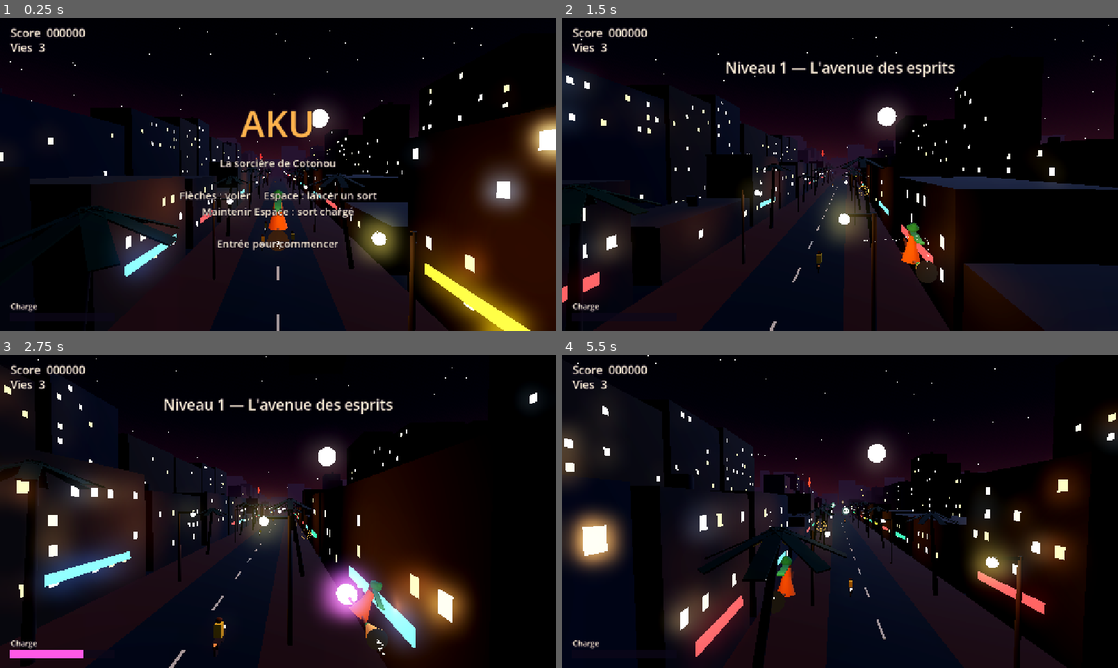
Above: before the commit, frames 1-4 (two rows, left to right).
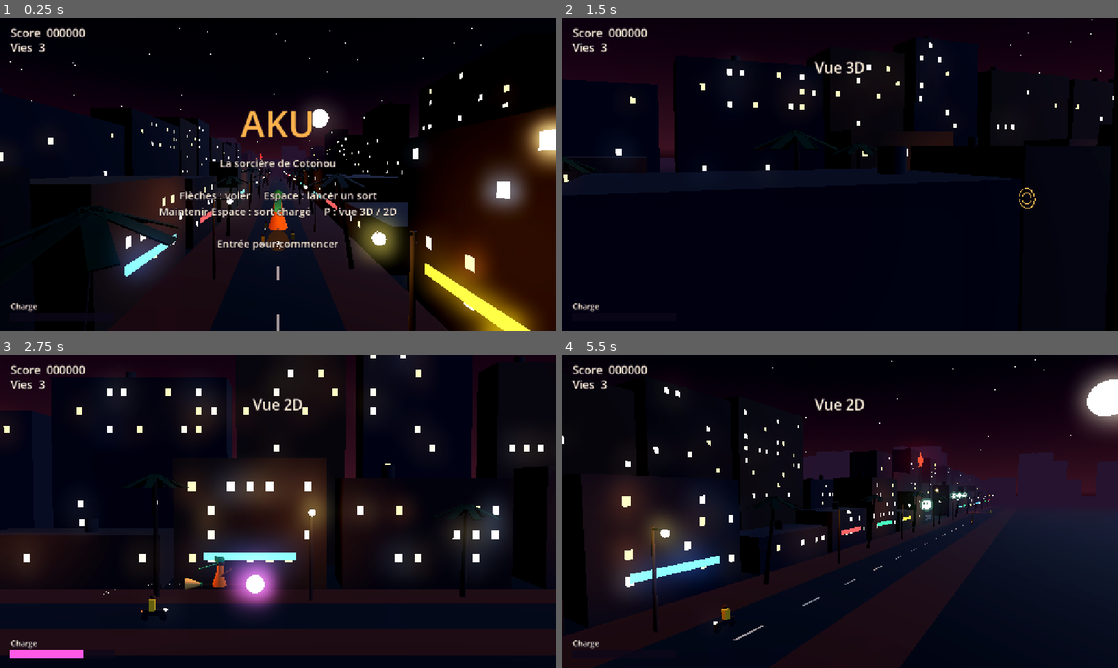
Above: after the commit, the same moments.

Repository: Aliancecore/aku_game
Game: Godot game, scene res://scenes/main.tscn
Same seed, same stepped clock (60 frames per second), same inputs: the game is played once before the commit and once after it.
Inputs:
- Up to frame 1 (0.25 s): no input
- Up to frame 2 (1.5 s): tap Enter (start) at 0.5, 0.6 s; hold Right (move_right) 0.53-1.28 s; tap P (toggle_view, bound only after the commit) at 0.8, 1.35 s; hold Down (move_down) from 1.28 s (still down)
- Up to frame 3 (2.75 s): tap Enter (start) at 1.55 s; release Down (move_down) at 2.03 s; hold Right (move_right) from 2.03 s (still down); hold Space (shoot) from 2.03 s (still down); tap P (toggle_view, bound only after the commit) at 2.3 s
- Up to frame 4 (5.5 s): release Right (move_right) at 2.78 s; release Space (shoot) at 2.78 s; hold Up (move_up) 2.78-3.53 s; tap Enter (start) at 2.85, 4.55 s; hold Left (move_left) 3.53-5.03 s; tap P (toggle_view, bound only after the commit) at 3.6, 5.3 s; tap J at 4.35 s; hold Down (move_down) from 5.03 s (still down); tap Keypad Enter at 5.1 s

The runs differ from the first frame. In frame 1, 0.7% of the frame differs, in the area x 28-72%, y 60-64%; in frame 2, 26%; in frame 3, 39%; in frame 4, 45%, in the area x 0-100%, y 0-100%.

Commit message:
feat: touche P pour passer de la vue 3D à la vue 2D de côté
La caméra glisse sur le côté (façon R-Type) : les esprits arrivent de
la droite, les flèches gauche/droite font avancer et reculer la
sorcière. En 2D la profondeur est ignorée pour les collisions et la
visée, les esprits tirent seulement une fois à l'écran, le boss et les
esprits hover s'arrêtent plus près.

Co-Authored-By: Claude Opus 5.5 <noreply@anthropic.com>

Diff:
--- a/scripts/boss.gd
+++ b/scripts/boss.gd
@@ -20,7 +20,7 @@
 	radius = 3.0 * GameConfig.BOSS_SCALE
 	score = GameConfig.BOSS_SCORE
 	color = Color(0.3, 0.85, 1.0)
-	position = Vector3(0.0, y, GameConfig.SPAWN_Z - 30.0)
+	position = Vector3(0.0, y, game.spawn_z() - 30.0)
 	scale = Vector3.ONE * GameConfig.BOSS_SCALE
 	_build()
 
@@ -56,8 +56,8 @@
 
 func _physics_process(delta: float) -> void:
 	_elapsed += delta
-	if position.z < GameConfig.BOSS_HOVER_Z:
-		position.z = minf(position.z + GameConfig.BOSS_ENTER_SPEED * delta, GameConfig.BOSS_HOVER_Z)
+	var hover_z: float = game.boss_hover_z()
+	position.z = move_toward(position.z, hover_z, GameConfig.BOSS_ENTER_SPEED * delta)
 	position.x = 6.0 * sin(_elapsed * 0.45)
 	position.y = 2.5 + 3.0 * sin(_elapsed * 0.7)
 	_orbs.rotation.z += delta * 1.2
@@ -67,7 +67,7 @@
 	_core_mat.emission_energy_multiplier = 1.5 + _flash * 6.0
 
 	_fire_timer -= delta
-	if _fire_timer <= 0.0 and position.z >= GameConfig.BOSS_HOVER_Z - 1.0:
+	if _fire_timer <= 0.0 and absf(position.z - hover_z) < 1.0:
 		var enraged := health < max_health / 2
 		_fire_timer = 0.8 if enraged else 1.3
 		_volley += 1
--- a/scripts/city.gd
+++ b/scripts/city.gd
@@ -39,6 +39,12 @@
 		_street_furniture(side)
 	_road_markings()
 	_build_motos()
+
+
+## Vue de côté : la caméra est du côté x > 0, on cache ce qui lui boucherait la vue.
+func set_side_view(on: bool) -> void:
+	for child in _scrolling.get_children():
+		(child as Node3D).visible = not (on and (child as Node3D).position.x > 0.0)
 
 
 func _process(delta: float) -> void:
--- a/scripts/config.gd
+++ b/scripts/config.gd
@@ -11,6 +11,18 @@
 const CAMERA_HEIGHT := 3.4
 const CAMERA_FOV := 70.0
 const CAMERA_FOLLOW := 0.6              ## Part du déplacement de la sorcière que la caméra suit.
+
+# Vue de côté (touche P), façon R-Type : la caméra passe sur le côté, les esprits
+# arrivent de la droite (le -Z du jeu devient la droite de l'écran).
+const SIDE_CAMERA := Vector3(42.0, 3.0, -8.0)
+const SIDE_LOOK := Vector3(0.0, 1.0, -8.0)
+const SIDE_FOV := 28.0
+const SIDE_Z_RANGE := Vector2(-11.0, 4.0)   ## Zone de vol en profondeur (min, max) : l'écran en 2D.
+const SIDE_VIEW_FAR_Z := -25.0              ## Au-delà (hors écran à droite), les esprits ne tirent pas.
+const SIDE_SPAWN_Z := -45.0                 ## Apparition juste hors écran, pour que ça arrive vite.
+const SIDE_HOVER_Z := -18.0                 ## Les esprits "hover" s'arrêtent ici en vue de côté.
+const SIDE_BOSS_HOVER_Z := -19.0
+const VIEW_BLEND_SPEED := 2.5               ## Vitesse du changement de vue (1 / seconde).
 
 # Zone de vol de la sorcière, dans le plan z = 0.
 const PLAY_MIN := Vector2(-9.0, -4.0)
--- a/scripts/game.gd
+++ b/scripts/game.gd
@@ -20,8 +20,14 @@
 var world: Node3D
 var hud: Hud
 var _camera: Camera3D
+var _city: City
 var _reticle: Node3D
 var _clear_timer := 0.0
+
+# Vue : 3D (caméra derrière la sorcière) ou 2D (de côté, façon R-Type), touche P.
+var side_view := false
+var _view_blend := 0.0          ## 0 = vue 3D, 1 = vue 2D, entre les deux pendant le changement.
+var _cam_behind := Vector3(0, GameConfig.CAMERA_HEIGHT, GameConfig.CAMERA_Z)
 
 # Mode test (ligne de commande), pour jouer tout seul et prendre une capture :
 #   godot-4 --path . -- --screenshot=$HOME/capture.png --level=2 --time=38 --delay=6
@@ -30,6 +36,7 @@
 var _shot_delay := 6.0
 var _start_level := 0
 var _start_time := 0.0
+var _start_side := false
 var _auto_t := 0.0
 
 
@@ -42,7 +49,8 @@
 	_camera.far = 1500.0
 	_camera.position = Vector3(0, GameConfig.CAMERA_HEIGHT, GameConfig.CAMERA_Z)
 	add_child(_camera)
-	add_child(City.new())
+	_city = City.new()
+	add_child(_city)
 
 	world = Node3D.new()
 	add_child(world)
@@ -58,9 +66,12 @@
 	add_child(hud)
 	hud.show_message("AKU", "La sorcière de Cotonou\n\n"
 			+ "Flèches : voler     Espace : lancer un sort\n"
-			+ "Maintenir Espace : sort chargé\n\nEntrée pour commencer")
+			+ "Maintenir Espace : sort chargé     P : vue 3D / 2D\n\nEntrée pour commencer")
 
 	_read_cli()
+	if _start_side:
+		_set_side_view(true, false)
+		_view_blend = 1.0
 	if _autoplay:
 		_start_game()
 		_take_screenshot()
@@ -69,6 +80,8 @@
 func _process(delta: float) -> void:
 	if Input.is_action_just_pressed("quit"):
 		get_tree().quit()
+	if Input.is_action_just_pressed("toggle_view"):
+		_set_side_view(not side_view)
 	match state:
 		State.TITLE:
 			if Input.is_action_just_pressed("start"):
@@ -80,7 +93,7 @@
 		boss = null
 	_follow_camera(delta)
 	_reticle.position = witch.muzzle() + Vector3(0, 0, -GameConfig.RETICLE_DISTANCE)
-	_reticle.visible = witch.controls_enabled
+	_reticle.visible = witch.controls_enabled and not side_view
 	hud.update_stats(score, lives, witch.charge / GameConfig.CHARGE_TIME, boss)
 
 
@@ -100,13 +113,46 @@
 
 # --- Caméra et viseur ----------------------------------------------------------
 
-## La caméra suit la sorcière à moitié : elle reste visible et on sent ses virages.
+## Bascule entre la vue 3D (derrière la sorcière) et la vue 2D (de côté). Touche P.
+func _set_side_view(on: bool, announce := true) -> void:
+	side_view = on
+	witch.side_view = on
+	_city.set_side_view(on)
+	Patterns.hover_z = GameConfig.SIDE_HOVER_Z if on else GameConfig.HOVER_Z
+	if announce:
+		hud.flash("Vue 2D" if on else "Vue 3D")
+
+
+## Où apparaissent les esprits : tout au fond en 3D, juste hors écran en 2D.
+func spawn_z() -> float:
+	return GameConfig.SIDE_SPAWN_Z if side_view else GameConfig.SPAWN_Z
+
+
+## Où le boss s'arrête pour combattre.
+func boss_hover_z() -> float:
+	return GameConfig.SIDE_BOSS_HOVER_Z if side_view else GameConfig.BOSS_HOVER_Z
+
+
+## En vue 2D, la profondeur (x) n'existe plus à l'écran : on l'ignore pour les collisions et la visée.
+func _flat(v: Vector3) -> Vector3:
+	return Vector3(0.0, v.y, v.z) if side_view else v
+
+
+## La caméra suit la sorcière à moitié en 3D ; en 2D elle regarde la scène de côté.
+## Pendant le changement de vue, elle glisse de l'une à l'autre.
 func _follow_camera(delta: float) -> void:
+	_view_blend = move_toward(_view_blend, 1.0 if side_view else 0.0, GameConfig.VIEW_BLEND_SPEED * delta)
+	var k := smoothstep(0.0, 1.0, _view_blend)
+
 	var p := witch.position
 	var follow := GameConfig.CAMERA_FOLLOW
-	var target := Vector3(p.x * follow, p.y * follow * 0.8 + GameConfig.CAMERA_HEIGHT, GameConfig.CAMERA_Z)
-	_camera.position = _camera.position.lerp(target, 1.0 - exp(-6.0 * delta))
-	_camera.look_at(Vector3(p.x * 0.35, p.y * 0.35 + 1.8, -40.0), Vector3.UP)
+	var behind := Vector3(p.x * follow, p.y * follow * 0.8 + GameConfig.CAMERA_HEIGHT, GameConfig.CAMERA_Z)
+	_cam_behind = _cam_behind.lerp(behind, 1.0 - exp(-6.0 * delta))
+	var look_behind := Vector3(p.x * 0.35, p.y * 0.35 + 1.8, -40.0)
+
+	_camera.position = _cam_behind.lerp(GameConfig.SIDE_CAMERA, k)
+	_camera.fov = lerpf(GameConfig.CAMERA_FOV, GameConfig.SIDE_FOV, k)
+	_camera.look_at(look_behind.lerp(GameConfig.SIDE_LOOK, k), Vector3.UP)
 
 
 ## Le viseur : deux anneaux devant la sorcière, toujours visibles.
@@ -170,6 +216,7 @@
 func _spawn_wave(wave: Dictionary) -> void:
 	var kind := str(wave.get("type", "feu_follet"))
 	var x := float(wave.get("x", 0.0))
+	var z0 := spawn_z()
 	var y := float(wave.get("y", 0.0))
 	if kind == "boss":
 		boss = Boss.new()
@@ -181,7 +228,7 @@
 	var count := int(wave.get("count", 1))
 	var row := str(wave.get("formation", "column")) == "row"
 	for i in count:
-		var pos := Vector3(x, y, GameConfig.SPAWN_Z)
+		var pos := Vector3(x, y, z0)
 		if row:
 			pos.x += (i - (count - 1) / 2.0) * GameConfig.ROW_SPACING
 		else:
@@ -206,7 +253,7 @@
 			var id := enemy.get_instance_id()
 			if enemy.is_queued_for_deletion() or shot.hit.has(id):
 				continue
-			if _segment_hits(shot.previous, shot.position, enemy.position, shot.radius + enemy.radius):
+			if _segment_hits(_flat(shot.previous), _flat(shot.position), _flat(enemy.position), shot.radius + enemy.radius):
 				shot.hit[id] = true
 				if enemy.take_damage(shot.damage):
 					_kill_enemy(enemy)
@@ -220,7 +267,7 @@
 		var enemy := enemy_node as Enemy
 		if enemy.is_queued_for_deletion():
 			continue
-		if witch.position.distance_to(enemy.position) < witch.radius + enemy.radius:
+		if _flat(witch.position).distance_to(_flat(enemy.position)) < witch.radius + enemy.radius:
 			if not enemy is Boss:
 				_kill_enemy(enemy)
 			_hurt_player()
@@ -229,7 +276,7 @@
 		var shot := node as Shot
 		if shot.is_queued_for_deletion():
 			continue
-		if _segment_hits(shot.previous, shot.position, witch.position, shot.radius + witch.radius):
+		if _segment_hits(_flat(shot.previous), _flat(shot.position), _flat(witch.position), shot.radius + witch.radius):
 			shot.queue_free()
 			_hurt_player()
 			return
@@ -248,8 +295,8 @@
 			if theirs.is_queued_for_deletion():
 				continue
 			# Les deux vont vite l'un vers l'autre : on teste le mouvement relatif pendant l'image.
-			var before := mine.previous - theirs.previous
-			var after := mine.position - theirs.position
+			var before := _flat(mine.previous) - _flat(theirs.previous)
+			var after := _flat(mine.position) - _flat(theirs.position)
 			var reach := mine.radius + theirs.radius + GameConfig.SHOT_CANCEL_MARGIN
 			if _segment_hits(before, after, Vector3.ZERO, reach):
 				_burst(theirs.position, Color(1.0, 0.6, 0.9), 1.6)
@@ -316,15 +363,22 @@
 
 ## Un esprit tire une boule vers la sorcière.
 func enemy_fire(from: Vector3) -> void:
-	if state == State.PLAYING:
-		_enemy_shot(from, (witch.position - from).normalized())
+	if _can_fire(from):
+		_enemy_shot(from, (_flat(witch.position) - _flat(from)).normalized())
+
+
+## Un esprit tire seulement pendant la partie, et en vue 2D seulement une fois entré à l'écran.
+func _can_fire(from: Vector3) -> bool:
+	if state != State.PLAYING:
+		return false
+	return not (side_view and from.z < GameConfig.SIDE_VIEW_FAR_Z)
 
 
 ## Gerbe horizontale de n boules visées, écartées de `step` radians.
 func enemy_spread(from: Vector3, n: int, step: float) -> void:
-	if state != State.PLAYING:
-		return
-	var aim := (witch.position - from).normalized()
+	if not _can_fire(from):
+		return
+	var aim := (_flat(witch.position) - _flat(from)).normalized()
 	for i in n:
 		var angle := (i - (n - 1) / 2.0) * step
 		_enemy_shot(from, aim.rotated(Vector3.UP, angle))
@@ -332,7 +386,7 @@
 
 ## Couronne de n boules qui s'ouvre en arrivant vers la sorcière.
 func enemy_ring(from: Vector3, n: int) -> void:
-	if state != State.PLAYING:
+	if not _can_fire(from):
 		return
 	for i in n:
 		var a := TAU * i / n
@@ -355,6 +409,7 @@
 	_bind("shoot", [KEY_SPACE, KEY_J], -1, 0.0, JOY_BUTTON_A)
 	_bind("start", [KEY_ENTER, KEY_KP_ENTER], -1, 0.0, JOY_BUTTON_START)
 	_bind("quit", [KEY_ESCAPE])
+	_bind("toggle_view", [KEY_P])
 
 
 func _bind(action: String, keys: Array, axis := -1, axis_value := 0.0, button := -1) -> void:
@@ -386,6 +441,8 @@
 		elif arg.begins_with("--screenshot="):
 			_shot_path = value
 			_autoplay = true
+		elif arg.begins_with("--view="):
+			_start_side = value == "2d"
 		elif arg.begins_with("--level="):
 			_start_level = clampi(int(value) - 1, 0, GameConfig.LEVELS.size() - 1)
 		elif arg.begins_with("--time="):
@@ -396,7 +453,10 @@
 
 func _autoplay_step(delta: float) -> void:
 	_auto_t += delta
-	witch.position.x = sin(_auto_t * 0.6) * 5.0
+	if side_view:
+		witch.position.z = -4.0 + sin(_auto_t * 0.6) * 5.0
+	else:
+		witch.position.x = sin(_auto_t * 0.6) * 5.0
 	witch.position.y = 1.0 + sin(_auto_t * 0.9) * 3.0
 	if int(_auto_t * 5.0) % 2 == 0:
 		Input.action_press("shoot")
--- a/scripts/patterns.gd
+++ b/scripts/patterns.gd
@@ -3,6 +3,10 @@
 ## Trajectoires des esprits, comme LinearPattern / SinePattern du R-Type :
 ## la position dépend seulement du point de départ et du temps écoulé.
 ## Les esprits avancent vers la caméra (+Z) ; le pattern dessine leur mouvement en X/Y.
+
+
+## Profondeur où s'arrêtent les esprits "hover" ; game.gd la change quand on bascule de vue (P).
+static var hover_z := GameConfig.HOVER_Z
 
 
 static func compute(pattern: String, origin: Vector3, t: float, speed: float) -> Vector3:
@@ -25,11 +29,11 @@
 
 ## Arrive jusqu'à HOVER_Z, flotte devant la sorcière en tirant, puis fonce sur elle.
 static func _hover(origin: Vector3, t: float, speed: float) -> Vector3:
-	var arrival := (GameConfig.HOVER_Z - origin.z) / speed
+	var arrival := (hover_z - origin.z) / speed
 	if t < arrival:
 		return Vector3(origin.x, origin.y, origin.z + speed * t)
 	var drift := Vector3(2.5 * sin((t - arrival) * 1.3), 1.2 * sin((t - arrival) * 2.1), 0.0)
-	var z := GameConfig.HOVER_Z
+	var z := hover_z
 	if t > arrival + GameConfig.HOVER_TIME:
 		z += speed * 1.3 * (t - arrival - GameConfig.HOVER_TIME)
 	return Vector3(origin.x, origin.y, z) + drift
--- a/scripts/witch.gd
+++ b/scripts/witch.gd
@@ -7,6 +7,7 @@
 
 var radius := GameConfig.PLAYER_RADIUS
 var controls_enabled := false
+var side_view := false      ## Vue 2D (touche P) : ←/→ la font avancer/reculer vers la droite/gauche de l'écran.
 var invincible := 0.0
 var charge := 0.0
 
@@ -95,11 +96,20 @@
 		return
 
 	var dir := Input.get_vector("move_left", "move_right", "move_down", "move_up")
-	position += Vector3(dir.x, dir.y, 0.0) * GameConfig.PLAYER_SPEED * delta
+	var step := GameConfig.PLAYER_SPEED * delta
+	position.y += dir.y * step
+	if side_view:
+		# Vue de côté : la droite de l'écran est le -Z du jeu ; on se recale sur x = 0.
+		position.x = move_toward(position.x, 0.0, step * 1.5)
+		position.z = clampf(position.z - dir.x * step, GameConfig.SIDE_Z_RANGE.x, GameConfig.SIDE_Z_RANGE.y)
+	else:
+		position.z = move_toward(position.z, 0.0, step * 1.5)
+		position.x += dir.x * step
 	position.x = clampf(position.x, GameConfig.PLAY_MIN.x, GameConfig.PLAY_MAX.x)
 	position.y = clampf(position.y, GameConfig.PLAY_MIN.y, GameConfig.PLAY_MAX.y)
 	var k := 1.0 - exp(-8.0 * delta)
-	_tilt.rotation.z = lerpf(_tilt.rotation.z, -dir.x * 0.55, k)   # roulis
+	var roll := 0.0 if side_view else -dir.x * 0.55
+	_tilt.rotation.z = lerpf(_tilt.rotation.z, roll, k)            # roulis
 	_tilt.rotation.x = lerpf(_tilt.rotation.x, dir.y * 0.25, k)    # tangage
 
 	_update_shooting(delta)
